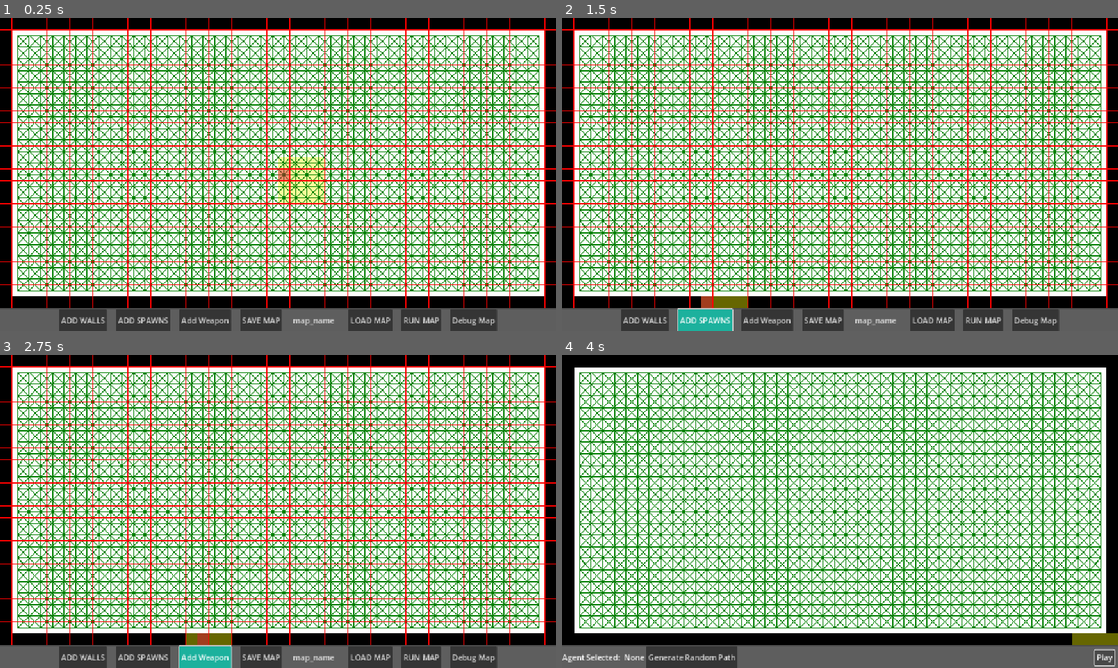
Above: before the commit, frames 1-4 (two rows, left to right).
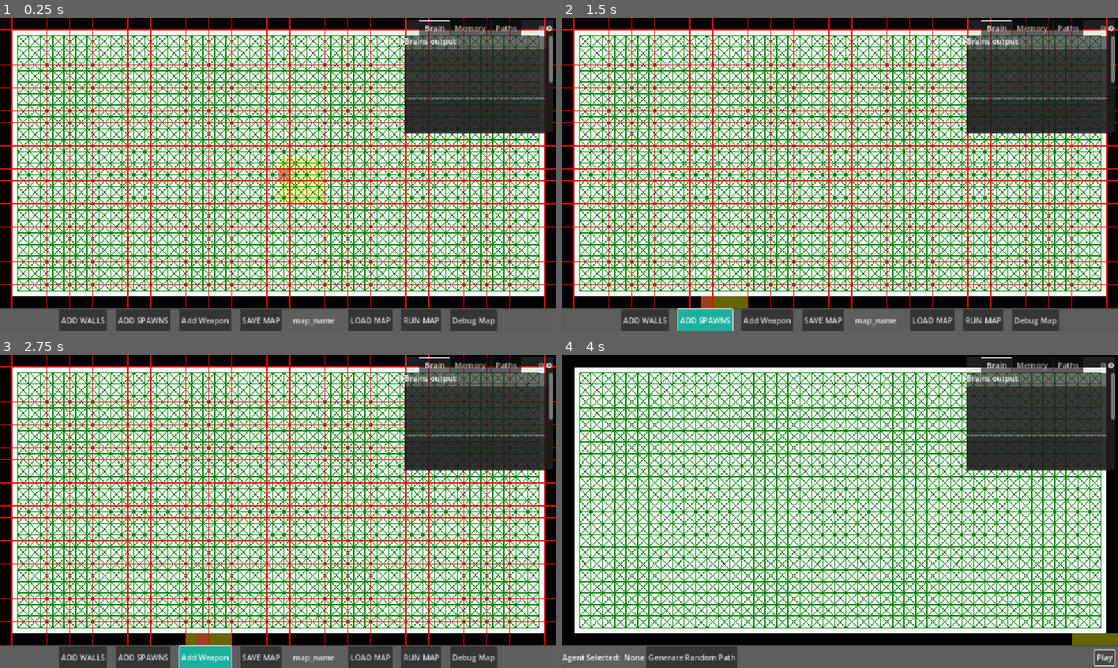
Above: after the commit, the same moments.

Repository: 702BH/GameAIProjects
Game: Godot game, scene res://ProgrammingGameAIByExample/Raven/raven_main_scene.tscn
The game is run twice, just before and just after one commit, with the same random seed, the same clock (stepped at 60 frames per second) and the same inputs. The project has no main scene, so this scene is started directly.
Inputs:
- Up to frame 1 (0.25 s): no input
- Up to frame 2 (1.5 s): click "ADD WALLS" at 0.5 s; click "ADD SPAWNS" at 1.25 s
- Up to frame 3 (2.75 s): click "Add Weapon" at 2 s
- Up to frame 4 (4 s): click "RUN MAP" at 2.75 s; click "Play" at 3.5 s

The runs differ from the first frame. In frame 1, 9.3% of the frame differs, in the area x 72-100%, y 0-37%; in frame 2, 9.3%; in frame 3, 9.3%; in frame 4, 9.2%.
Error after the commit: Trying to assign value of type 'ScrollContainer' to a variable of type 'tab_debug_node.gd'. (res://ProgrammingGameAIByExample/Raven/collapsable_debug.gd:8)

Commit message:
implemented first debugger message system

Diff:
--- a/aiforgamesprojects/ProgrammingGameAIByExample/Raven/Fuzzy/fuzz_set_triangle.gd
+++ b/aiforgamesprojects/ProgrammingGameAIByExample/Raven/Fuzzy/fuzz_set_triangle.gd
@@ -14,7 +14,7 @@
 
 
 func calculate_dom(val: float) -> float:
-	print("Calculating DOM for triangle set")
+	#print("Calculating DOM for triangle set")
 	# prevent divide by zero errors
 	if (right_offset == 0.0 and peak_point == val) or (left_offset == 0 and peak_point == val):
 		return 1.0
@@ -22,17 +22,17 @@
 	# left slope
 	if val <= peak_point and val >= (peak_point-left_offset):
 		var grad:float = 1.0/ left_offset
-		print("LEFT SLOPE")
-		print(grad * (val - (peak_point-left_offset)))
+		#print("LEFT SLOPE")
+		#print(grad * (val - (peak_point-left_offset)))
 		return grad * (val - (peak_point-left_offset))
 
 	# right slope
 	elif val > peak_point and val < (peak_point + right_offset):
 		var grad:float = 1.0 / -right_offset
-		print("RIGHT SLOPE")
-		print(grad * (val - peak_point) + 1.0)
+		#print("RIGHT SLOPE")
+		#print(grad * (val - peak_point) + 1.0)
 		return grad * (val - peak_point) + 1.0
 
 	else:
-		print("SOMETGHING VERY WRONG HERE")
+		#print("SOMETGHING VERY WRONG HERE")
 		return 0.0
--- a/aiforgamesprojects/ProgrammingGameAIByExample/Raven/Fuzzy/fuzzy_variable.gd
+++ b/aiforgamesprojects/ProgrammingGameAIByExample/Raven/Fuzzy/fuzzy_variable.gd
@@ -16,7 +16,7 @@
 	assert(val >= min_range and val <= max_range, "Value out of range")
 
 	for key in member_sets:
-		print(key)
+		#print(key)
 		member_sets[key].set_dom(member_sets[key].calculate_dom(val))
 
 
--- a/aiforgamesprojects/ProgrammingGameAIByExample/Raven/Goals/goal_attack_target.gd
+++ b/aiforgamesprojects/ProgrammingGameAIByExample/Raven/Goals/goal_attack_target.gd
@@ -15,7 +15,7 @@
 	remove_all_subgoals()
 
 	if !owner_agent.targeting_system.current_target:
-		print("NO TARGET")
+		#print("NO TARGET")
 		status = Status.COMPLETED
 		return
 
--- a/aiforgamesprojects/ProgrammingGameAIByExample/Raven/Goals/goal_move_to_position.gd
+++ b/aiforgamesprojects/ProgrammingGameAIByExample/Raven/Goals/goal_move_to_position.gd
@@ -22,7 +22,7 @@
 	if !path.is_empty():
 		add_subgoal(GoalFollowPath.new(owner_agent, path))
 	else:
-		print("NO PATH")
+		#print("NO PATH")
 		status = Status.FAILED
 
 func process() -> Status:
--- a/aiforgamesprojects/ProgrammingGameAIByExample/Raven/Goals/goal_think.gd
+++ b/aiforgamesprojects/ProgrammingGameAIByExample/Raven/Goals/goal_think.gd
@@ -41,6 +41,10 @@
 
 	#print("most desirable: ", most_desirable.goal_type)
 	most_desirable.set_goal(owner_agent)
+	var debug_json = {
+		"message":"Hi"
+	}
+	RavenServiceBus.debug_event.emit(RavenServiceBus.System.BRAIN, debug_json)
 
 
 func not_present(_type: Type) -> bool:
--- a/aiforgamesprojects/ProgrammingGameAIByExample/Raven/Raven_Service_Bus.gd
+++ b/aiforgamesprojects/ProgrammingGameAIByExample/Raven/Raven_Service_Bus.gd
@@ -1,5 +1,8 @@
 class_name RavenEventBus
 extends Node
+
+enum System {BRAIN}
+
 
 
 var selected_node: RavenNode = null
@@ -22,3 +25,7 @@
 # agent selections
 signal agent_selected(agent: RavenAgent)
 signal agent_delesected()
+
+
+# debugging system
+signal debug_event(system: System  ,json_dict: Dictionary)
--- a/aiforgamesprojects/ProgrammingGameAIByExample/Raven/agent_container.gd
+++ b/aiforgamesprojects/ProgrammingGameAIByExample/Raven/agent_container.gd
@@ -22,7 +22,9 @@
 			break
 
 	if agent_found:
-		agent_selected.emit(selected_agent)
+		RavenServiceBus.agent_selected.emit(selected_agent)
+		#agent_selected.emit(selected_agent)
 	else:
 		selected_agent = null
-		agent_deselected.emit()
+		RavenServiceBus.agent_delesected.emit()
+		#agent_deselected.emit()
--- /dev/null
+++ b/aiforgamesprojects/ProgrammingGameAIByExample/Raven/brain_debug.gd
@@ -0,0 +1,8 @@
+extends "res://ProgrammingGameAIByExample/Raven/tab_debug_node.gd"
+
+
+func handle_debug_event(event: Dictionary) -> void:
+	var message = event.get("message")
+	if message:
+		print("BRAIN DEBUGGER")
+		print(message)
--- /dev/null
+++ b/aiforgamesprojects/ProgrammingGameAIByExample/Raven/collapsable_debug.gd
@@ -0,0 +1,27 @@
+class_name SystemsDebugger
+extends Control
+
+
+
+# systens
+@onready var brain : TabDebugNode = $PanelContainer/Panels/TabContainer/Brain
+@onready var memory : TabDebugNode = $PanelContainer/Panels/TabContainer/Memory
+@onready var paths : TabDebugNode = $PanelContainer/Panels/TabContainer/Paths
+@onready var steering :TabDebugNode = $PanelContainer/Panels/TabContainer/Steering
+@onready var targeting :TabDebugNode = $PanelContainer/Panels/TabContainer/Targeting
+@onready var weapons : TabDebugNode = $PanelContainer/Panels/TabContainer/Weapons
+
+# key = service bus sytem Enum
+var systems_dict = {
+	RavenServiceBus.System.BRAIN : brain
+}
+
+
+func _ready() -> void:
+	RavenServiceBus.debug_event.connect(on_debug_event.bind())
+
+
+func on_debug_event(system: RavenServiceBus.System, event: Dictionary) -> void:
+	var selected_system: TabDebugNode = systems_dict.get(system)
+	if selected_system:
+		selected_system.handle_debug_event(event)
--- a/aiforgamesprojects/ProgrammingGameAIByExample/Raven/map_ui_editor.gd
+++ b/aiforgamesprojects/ProgrammingGameAIByExample/Raven/map_ui_editor.gd
@@ -28,6 +28,12 @@
 	$Container/ButtonPanel/Buttons.visible = true
 	$Container/ButtonPanel/RunMapUI.visible = false
 	RavenServiceBus.weapon_popup.connect(_on_weapon_popup.bind())
+	RavenServiceBus.agent_selected.connect(on_agent_selected.bind())
+	RavenServiceBus.agent_delesected.connect(on_agent_deselected.bind())
+
+
+
+
 
 func _on_weapon_popup() -> void:
 	print("should be visible")
@@ -74,10 +80,12 @@
 func on_agent_selected(agent: RavenAgent) -> void:
 	selected_agent = agent
 	agent_name_label.text = str(agent)
+	update_debug_ui(true)
 
 func on_agent_deselected() -> void:
 	selected_agent = null
 	agent_name_label.text = "None"
+	update_debug_ui(false)
 
 func _on_random_path_pressed() -> void:
 	print(selected_agent)
@@ -113,3 +121,11 @@
 
 func _on_play_pressed() -> void:
 	RavenServiceBus.game_start_requested.emit()
+
+
+func update_debug_ui(selected: bool) -> void:
+	if selected:
+		# set agent name
+		$Container/ButtonPanel/DebugMapUI/HBoxContainer/AgentUI/selectedName.text = str(selected_agent)
+	else:
+		$Container/ButtonPanel/DebugMapUI/HBoxContainer/AgentUI/selectedName.text = "None"
--- a/aiforgamesprojects/ProgrammingGameAIByExample/Raven/map_ui_editor.tscn
+++ b/aiforgamesprojects/ProgrammingGameAIByExample/Raven/map_ui_editor.tscn
@@ -1,8 +1,10 @@
-[gd_scene load_steps=7 format=3 uid="uid://c5uea86dlcivm"]
+[gd_scene load_steps=9 format=3 uid="uid://c5uea86dlcivm"]
 
 [ext_resource type="Script" uid="uid://cmclv6r6mrl5b" path="res://ProgrammingGameAIByExample/Raven/map_ui_editor.gd" id="1_ad81b"]
 [ext_resource type="StyleBox" uid="uid://b8a81fdlk5ted" path="res://ProgrammingGameAIByExample/Raven/button_pressed.tres" id="3_birsf"]
+[ext_resource type="Script" uid="uid://0l0g5jd1106f" path="res://ProgrammingGameAIByExample/Raven/collapsable_debug.gd" id="4_4vp7i"]
 [ext_resource type="ButtonGroup" uid="uid://ve11tdfr0n4y" path="res://ProgrammingGameAIByExample/Raven/raven_map_buttons.tres" id="4_62kta"]
+[ext_resource type="Script" uid="uid://cq0e5qmniwqku" path="res://ProgrammingGameAIByExample/Raven/brain_debug.gd" id="5_4vp7i"]
 
 [sub_resource type="StyleBoxFlat" id="StyleBoxFlat_itxlc"]
 bg_color = Color(0.6, 0.6, 0.6, 0.231373)
@@ -249,13 +251,13 @@
 text = "Submit"
 
 [node name="CollapsableDebug" type="Control" parent="."]
-visible = false
 custom_minimum_size = Vector2(300, 200)
 layout_mode = 1
 anchors_preset = 1
 anchor_left = 1.0
 anchor_right = 1.0
 grow_horizontal = 0
+script = ExtResource("4_4vp7i")
 
 [node name="PanelContainer" type="PanelContainer" parent="CollapsableDebug"]
 layout_mode = 1
@@ -276,14 +278,15 @@
 [node name="TabContainer" type="TabContainer" parent="CollapsableDebug/PanelContainer/Panels"]
 layout_mode = 2
 tab_alignment = 1
+current_tab = 0
 deselect_enabled = true
 
 [node name="Brain" type="ScrollContainer" parent="CollapsableDebug/PanelContainer/Panels/TabContainer"]
-visible = false
 custom_minimum_size = Vector2(300, 200)
 layout_mode = 2
 theme_override_styles/panel = SubResource("StyleBoxFlat_62kta")
 horizontal_scroll_mode = 0
+script = ExtResource("5_4vp7i")
 metadata/_tab_index = 0
 
 [node name="VBoxContainer" type="VBoxContainer" parent="CollapsableDebug/PanelContainer/Panels/TabContainer/Brain"]
--- a/aiforgamesprojects/ProgrammingGameAIByExample/Raven/raven_agent.gd
+++ b/aiforgamesprojects/ProgrammingGameAIByExample/Raven/raven_agent.gd
@@ -107,7 +107,7 @@
 		sensory_memory.update_agents_in_view()
 
 	if weapon_selection_regulator.is_ready():
-		print("Selecting weapon: ")
+		#print("Selecting weapon: ")
 		weapon_system.select_weapon()
 
 
--- a/aiforgamesprojects/ProgrammingGameAIByExample/Raven/raven_weapon_system.gd
+++ b/aiforgamesprojects/ProgrammingGameAIByExample/Raven/raven_weapon_system.gd
@@ -54,21 +54,21 @@
 		var best_so_far : float  = -INF
 		for key in weapon_map:
 			var curr_weapon = weapon_map.get(key,null)
-			print("Current weapon evaluating: ", RavenWeapon.WeaponType.keys()[curr_weapon.weapon_type])
+			#print("Current weapon evaluating: ", RavenWeapon.WeaponType.keys()[curr_weapon.weapon_type])
 			if curr_weapon:
 				var score: float = curr_weapon.get_desirability(dist_target)
-				print("Current weapon evaluating: ", RavenWeapon.WeaponType.keys()[curr_weapon.weapon_type])
-				print("Score: ", score)
+				#print("Current weapon evaluating: ", RavenWeapon.WeaponType.keys()[curr_weapon.weapon_type])
+				#print("Score: ", score)
 				if score > best_so_far:
 					best_so_far = score
 					current_weapon = curr_weapon
-		print("Target found.")
-		print("Weapon selected: ")
-		print(RavenWeapon.WeaponType.keys()[current_weapon.weapon_type])
+		#print("Target found.")
+		#print("Weapon selected: ")
+		#print(RavenWeapon.WeaponType.keys()[current_weapon.weapon_type])
 	else:
-		print("No target, selecting: ", )
+		#print("No target, selecting: ", )
 		current_weapon = weapon_map[RavenWeapon.WeaponType.BLASTER]
-		print(RavenWeapon.WeaponType.keys()[current_weapon.weapon_type])
+		#print(RavenWeapon.WeaponType.keys()[current_weapon.weapon_type])
 
 func add_weapon(weapon_type: RavenWeapon.WeaponType) -> void:
 
--- /dev/null
+++ b/aiforgamesprojects/ProgrammingGameAIByExample/Raven/tab_debug_node.gd
@@ -0,0 +1,6 @@
+class_name TabDebugNode
+extends ScrollContainer
+
+
+func handle_debug_event(event: Dictionary) -> void:
+	pass
Not shown, added: aiforgamesprojects/ProgrammingGameAIByExample/Raven/brain_debug.gd.uid
Not shown, added: aiforgamesprojects/ProgrammingGameAIByExample/Raven/collapsable_debug.gd.uid
Not shown, added: aiforgamesprojects/ProgrammingGameAIByExample/Raven/tab_debug_node.gd.uid
